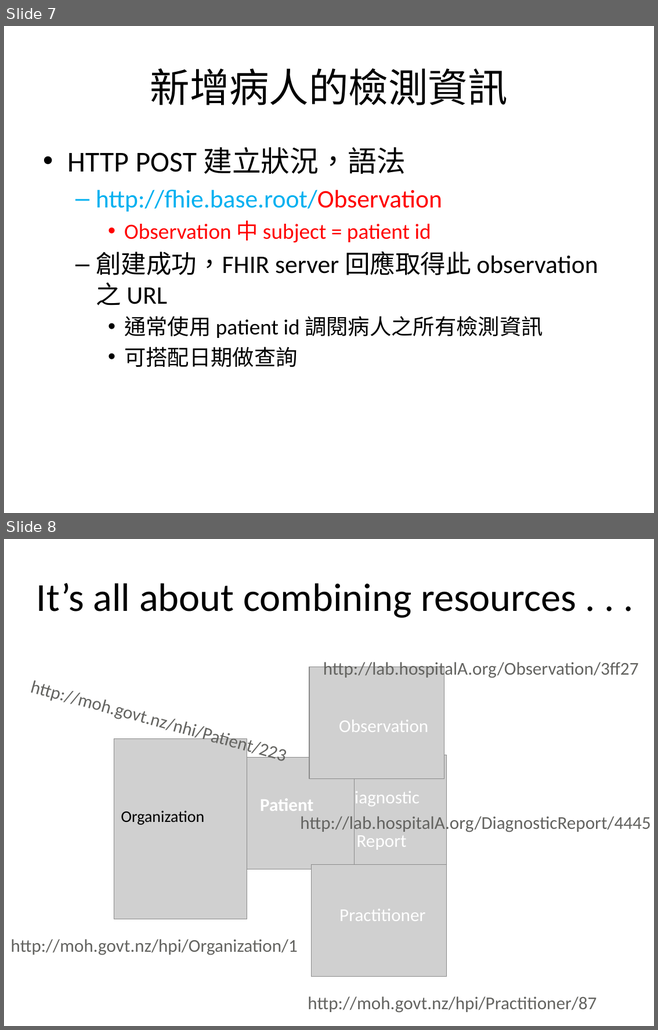
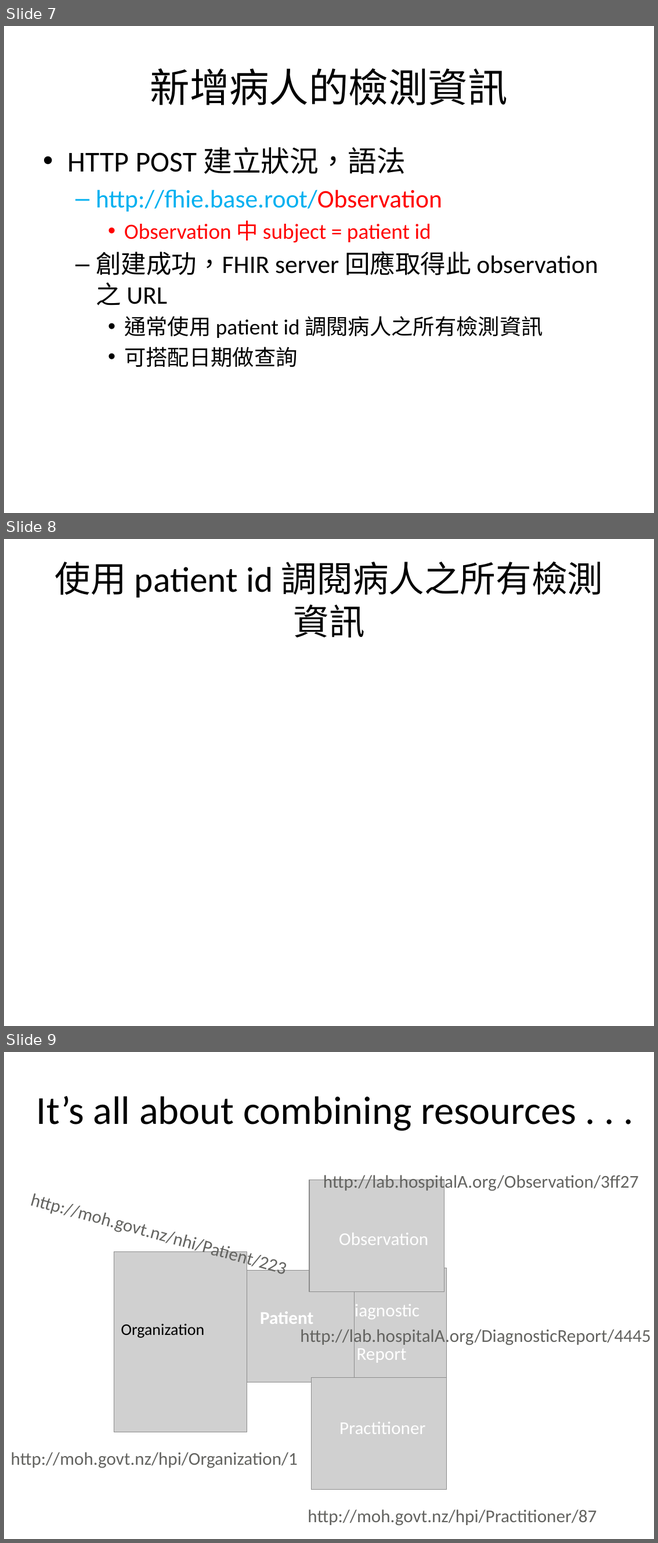
Before and after one commit to mos2718/FHIRspec, a slide deck: Spec/FHIR API.pptx. Shown one above the other, each under a label of ours: slides 7 and 8 before the commit, slides 7, 8 and 9 after it. The pictures are 658x1030 and 658x1543 pixels, drawn with LibreOffice and Linux fonts; fonts in the diff are those of the drawing; grey boxes stand for pictures. Boxes give left, top, right and bottom in pixels: in the first picture for what was removed or moved away, otherwise in the second. Text is boxed around its words. In the diff, an @@ line names an element or a change of style, - is before the commit and + after.

```diff
--- a/Spec/FHIR API.pptx
+++ b/Spec/FHIR API.pptx
@@ slide 8 added at box(4, 539, 654, 1026), background #FFFFFF @@
@@ title added at box(55, 562, 603, 638), 39.6 pt, text #000000 @@
+使用 patient id 調閱病人之所有檢測資訊
@@ what was slide 8 is now slide 9 @@
```
Also in this commit, not shown: 1 slide changed.
